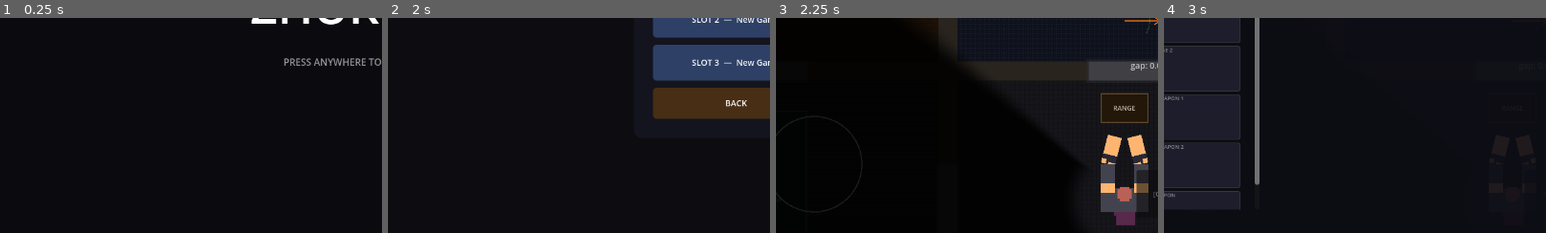
Above: before the commit, frames 1-4 (left to right).
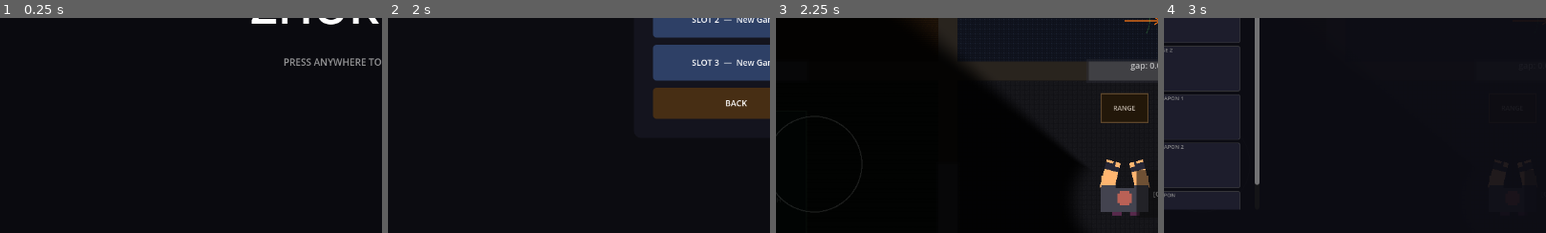
Above: after the commit, the same moments.

Repository: jklrjklr/zhukov
Game: Godot game, scene res://title.tscn
Two runs of this game, one before a commit and one after it. Both use one fixed random seed, a clock stepped at 60 frames per second and the inputs below.
Inputs (mouse positions are % of the whole screen's width and height, from its top left):
- Up to frame 1 (0.25 s): no input
- Up to frame 2 (2 s): tap Enter at 0.5 s; move the mouse to (72, 45) at 0.52 s; click (72, 45) at 0.67 s; click "START" at 1.25 s
- Up to frame 3 (2.25 s): click "SLOT 1 — New Game" at 2 s
- Up to frame 4 (3 s): click "BAG" at 2.75 s
The pictures show only the part of the screen within x 4-54%, y 49-99%; the shares and areas given below are measured in that part.

Frames 1-2 are identical in both runs. In frame 3, 2.5% of the frame differs, in the area x 84-98%, y 54-97%; in frame 4, less than 0.1%.

Commit message:
Apply editor-adjusted arm/foot/head positions from user
Syncs the three constants that override tscn values at runtime:
  SHOULDER_L/R_POS → (-27,0) / (28,0)  (was -28/-26, -12/-6)
  ARM_ELBOW_Y      → 30.0              (was 48.0)
Also carries over flip_v on upper arms, flip_h+flip_v on lower arms,
updated foot base positions, and walk frequency/amplitude tuning.
Restores accidentally-zeroed collision-shape radii to 10.0.

https://claude.ai/code/session_012v9MvoDXPfKFaXjuVB4qrQ

Diff:
--- a/player/Player.gd
+++ b/player/Player.gd
@@ -43,21 +43,21 @@
 const BODY_SPEED_MULT: float = 0.55       # body turns at 55 % of head speed
 
 # Feet walk animation
-const WALK_FREQ:      float   = 5.5
-const WALK_AMP:       float   = 9.0
-const FOOT_L_BASE:    Vector2 = Vector2(-8.0, 22.0)
-const FOOT_R_BASE:    Vector2 = Vector2( 8.0, 22.0)
+const WALK_FREQ:      float   = 1.6
+const WALK_AMP:       float   = 20.0
+const FOOT_L_BASE:    Vector2 = Vector2(-15.0, 6.0)
+const FOOT_R_BASE:    Vector2 = Vector2( 15.0, 6.0)
 var   _walk_phase:    float   = 0.0
 
-# Arm animation
-const ARM_BASE_ROT:   float = PI      # arms point toward body front (−y in body space)
-const ARM_SWING_AMP:  float = 0.22    # ≈ 13° swing per side
-const ARM_BASE_LEN:   float = 1.0     # upper-arm scale.y at rest (scale 1 = natural size)
-const ARM_LEN_VARY:   float = 0.06    # ± length scale variation during stride
-const ARM_ELBOW_Y:    float = 48.0    # cropped upper-arm sprite height in pixels
-const ELBOW_BEND:     float = 0.25    # resting elbow bend (≈ 14°)
-const SHOULDER_L_POS: Vector2 = Vector2(-28.0, -12.0)
-const SHOULDER_R_POS: Vector2 = Vector2( 28.0, -12.0)
+# Arm animation — keep in sync with ShoulderL/R position and ElbowL/R position in Player.tscn
+const ARM_BASE_ROT:   float = PI
+const ARM_SWING_AMP:  float = 0.22
+const ARM_BASE_LEN:   float = 1.0
+const ARM_LEN_VARY:   float = 0.06
+const ARM_ELBOW_Y:    float = 30.0    # must match ElbowL/R position.y in Player.tscn
+const ELBOW_BEND:     float = 0.25
+const SHOULDER_L_POS: Vector2 = Vector2(-27.0,  0.0)  # must match ShoulderL position in Player.tscn
+const SHOULDER_R_POS: Vector2 = Vector2( 28.0,  0.0)  # must match ShoulderR position in Player.tscn
 
 # Arm spring state
 var _arm_l_rot: float = ARM_BASE_ROT
@@ -177,7 +177,6 @@
 	var t   := minf(spd / move_speed, 1.0)
 
 	# Target shoulder rotations: base pointing forward ± walking swing
-	# Left arm is in-phase with right foot (opposite side), right arm with left foot
 	var tgt_l := ARM_BASE_ROT + sin(_walk_phase + PI) * ARM_SWING_AMP * t
 	var tgt_r := ARM_BASE_ROT + sin(_walk_phase)      * ARM_SWING_AMP * t
 
@@ -199,7 +198,7 @@
 	var len_l := ARM_BASE_LEN + sin(_walk_phase + PI) * ARM_LEN_VARY * t
 	var len_r := ARM_BASE_LEN + sin(_walk_phase)      * ARM_LEN_VARY * t
 	_upper_arm_l.scale = Vector2( 1.0, len_l)
-	_upper_arm_r.scale = Vector2(-1.0, len_r)  # x stays -1 for H-flip
+	_upper_arm_r.scale = Vector2(-1.0, len_r)
 	_elbow_l.position  = Vector2(0.0, ARM_ELBOW_Y * len_l)
 	_elbow_r.position  = Vector2(0.0, ARM_ELBOW_Y * len_r)
 
--- a/player/Player.tscn
+++ b/player/Player.tscn
@@ -9,18 +9,20 @@
 [ext_resource type="Script" uid="uid://bjmrsr6g7jyvl" path="res://characters/HurtBox.gd" id="8"]
 [ext_resource type="Script" uid="uid://2j27ob0w0iw" path="res://characters/CharacterStateMachine.gd" id="9"]
 [ext_resource type="Script" uid="uid://ntxvf74biexb" path="res://characters/SurvivalStats.gd" id="10"]
-[ext_resource type="Texture2D" path="res://assets/player/body.png" id="11"]
-[ext_resource type="Texture2D" path="res://assets/player/head.png" id="12"]
-[ext_resource type="Texture2D" path="res://assets/player/upper_arm.png" id="13"]
-[ext_resource type="Texture2D" path="res://assets/player/lower_arm.png" id="14"]
-[ext_resource type="Texture2D" path="res://assets/player/foot.png" id="15"]
+[ext_resource type="Texture2D" uid="uid://rabinth124x" path="res://assets/player/body.png" id="11"]
+[ext_resource type="Texture2D" uid="uid://dr7f6261jp4yq" path="res://assets/player/head.png" id="12"]
+[ext_resource type="Texture2D" uid="uid://cnvm0d62o56w0" path="res://assets/player/upper_arm.png" id="13"]
+[ext_resource type="Texture2D" uid="uid://c7ckcp31vlr47" path="res://assets/player/lower_arm.png" id="14"]
+[ext_resource type="Texture2D" uid="uid://chijy7mbr3bht" path="res://assets/player/foot.png" id="15"]
 
 [sub_resource type="CapsuleShape2D" id="CapsuleShape2D_main"]
 radius = 10.0
 height = 0.0
+
 [sub_resource type="CapsuleShape2D" id="CapsuleShape2D_body"]
 radius = 10.0
 height = 0.0
+
 [sub_resource type="CircleShape2D" id="CircleShape2D_head"]
 radius = 9.0
 
@@ -31,13 +33,13 @@
 [node name="Sprite2D" type="Node2D" parent="."]
 
 [node name="FootL" type="Sprite2D" parent="Sprite2D"]
-position = Vector2(-8, 22)
 texture_filter = 1
+position = Vector2(-15, 6)
 texture = ExtResource("15")
 
 [node name="FootR" type="Sprite2D" parent="Sprite2D"]
-position = Vector2(8, 22)
 texture_filter = 1
+position = Vector2(15, 6)
 texture = ExtResource("15")
 
 [node name="Body" type="Sprite2D" parent="Sprite2D"]
@@ -45,44 +47,54 @@
 texture = ExtResource("11")
 
 [node name="ShoulderL" type="Node2D" parent="Sprite2D"]
-position = Vector2(-28, -12)
-rotation = 3.14159265
+position = Vector2(-27, 0)
+rotation = 3.1415927
 
 [node name="ElbowL" type="Node2D" parent="Sprite2D/ShoulderL"]
-position = Vector2(0, 48)
+position = Vector2(0, 30)
 
 [node name="LowerArmL" type="Sprite2D" parent="Sprite2D/ShoulderL/ElbowL"]
+texture_filter = 1
+position = Vector2(0, -12)
+texture = ExtResource("14")
 offset = Vector2(0, 24)
-texture_filter = 1
-texture = ExtResource("14")
+flip_h = true
+flip_v = true
 
 [node name="UpperArmL" type="Sprite2D" parent="Sprite2D/ShoulderL"]
+texture_filter = 1
+position = Vector2(0, -7)
+texture = ExtResource("13")
 offset = Vector2(0, 24)
-texture_filter = 1
-texture = ExtResource("13")
+flip_v = true
 
 [node name="ShoulderR" type="Node2D" parent="Sprite2D"]
-position = Vector2(28, -12)
-rotation = 3.14159265
+position = Vector2(28, 0)
+rotation = 3.1415927
 
 [node name="ElbowR" type="Node2D" parent="Sprite2D/ShoulderR"]
-position = Vector2(0, 48)
+position = Vector2(0, 30)
 
 [node name="LowerArmR" type="Sprite2D" parent="Sprite2D/ShoulderR/ElbowR"]
+texture_filter = 1
+position = Vector2(0, -12)
+scale = Vector2(-1, 1)
+texture = ExtResource("14")
 offset = Vector2(0, 24)
-scale = Vector2(-1, 1)
-texture_filter = 1
-texture = ExtResource("14")
+flip_h = true
+flip_v = true
 
 [node name="UpperArmR" type="Sprite2D" parent="Sprite2D/ShoulderR"]
+texture_filter = 1
+position = Vector2(0, -7)
+scale = Vector2(-1, 1)
+texture = ExtResource("13")
 offset = Vector2(0, 24)
-scale = Vector2(-1, 1)
-texture_filter = 1
-texture = ExtResource("13")
+flip_v = true
 
 [node name="Head" type="Sprite2D" parent="Sprite2D"]
-position = Vector2(0, -10)
 texture_filter = 1
+position = Vector2(0, -3)
 texture = ExtResource("12")
 
 [node name="CollisionShape2D" type="CollisionShape2D" parent="."]
@@ -132,4 +144,5 @@
 hit_type = 1
 
 [node name="CollisionShape2D" type="CollisionShape2D" parent="HeadHurtBox"]
+position = Vector2(0, -3)
 shape = SubResource("CircleShape2D_head")
Not shown: 2 places in player/Player.tscn that only renumber resources
